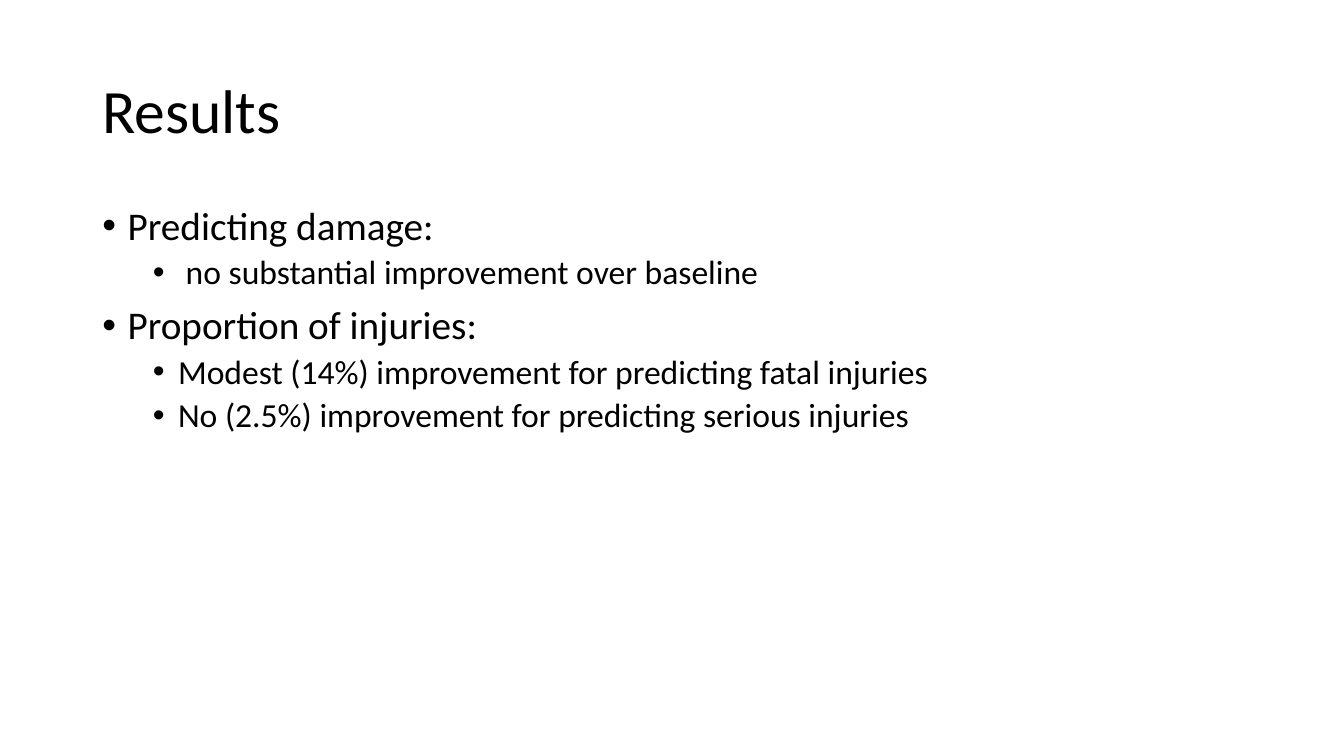
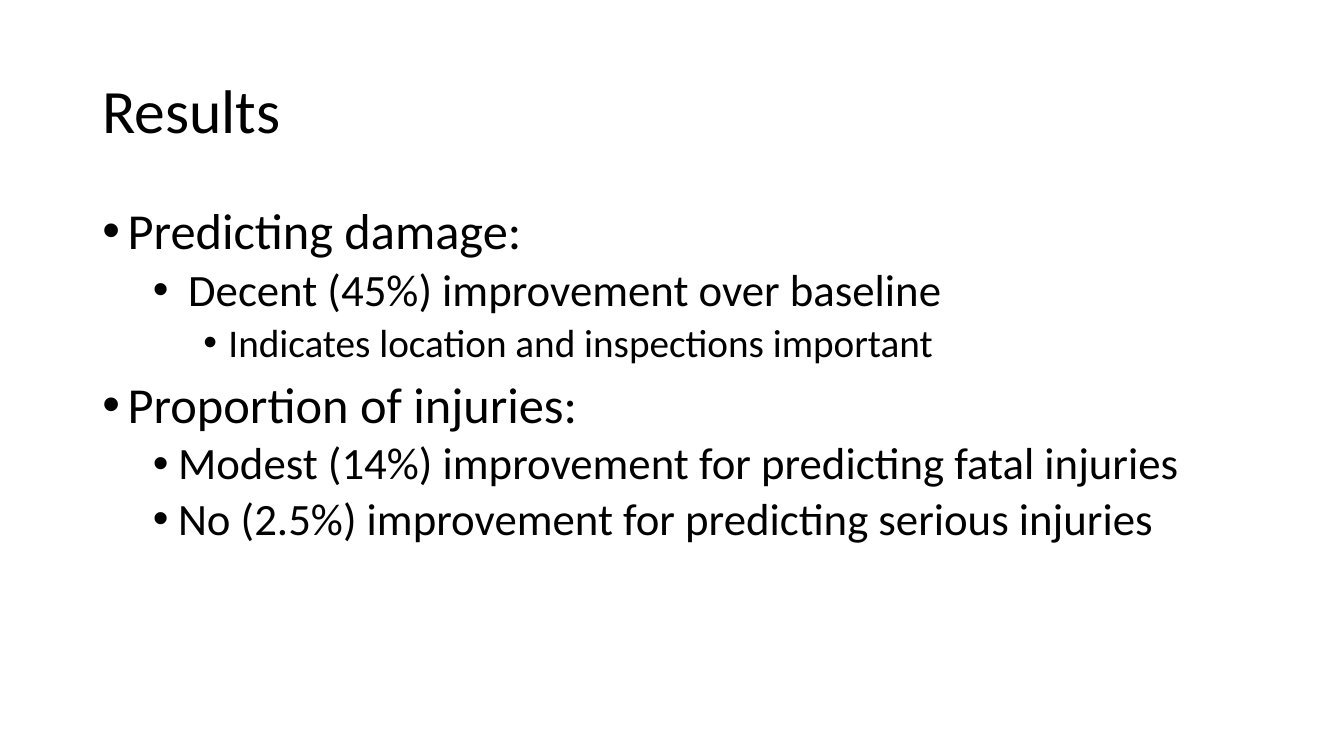
Before and after one commit to TheErdosInstitute-Summer2025-Project/aviation-project, a slide deck: slide 17 of deliverables/presentationcopy.pptx. Drawn at 1344x756 pixels with LibreOffice and Linux fonts; fonts in the diff are those of the drawing. Boxes give left, top, right and bottom in pixels: in the first picture for what was removed or moved away, otherwise in the second. Text is boxed around its words. In the diff, an @@ line names an element or a change of style, - is before the commit and + after.

Commit message:
slight update

```diff
--- a/deliverables/presentationcopy.pptx
+++ b/deliverables/presentationcopy.pptx
@@ text at [128, 214, 1178, 543]: size 28 to 36 pt in "Predicting damage:", "Proportion of injuries:"; size 24 to 32 pt in "Modest (14%) improvement for predicting fatal injuries", "No (2.5%) improvement for predicting serious injuries" @@
@@ text at [188, 273, 941, 364]: text changed; size 24 to 28 pt @@
-  • no substantial improvement over baseline
+  • Decent (45%) improvement over baseline
+    • Indicates location and inspections important
```
